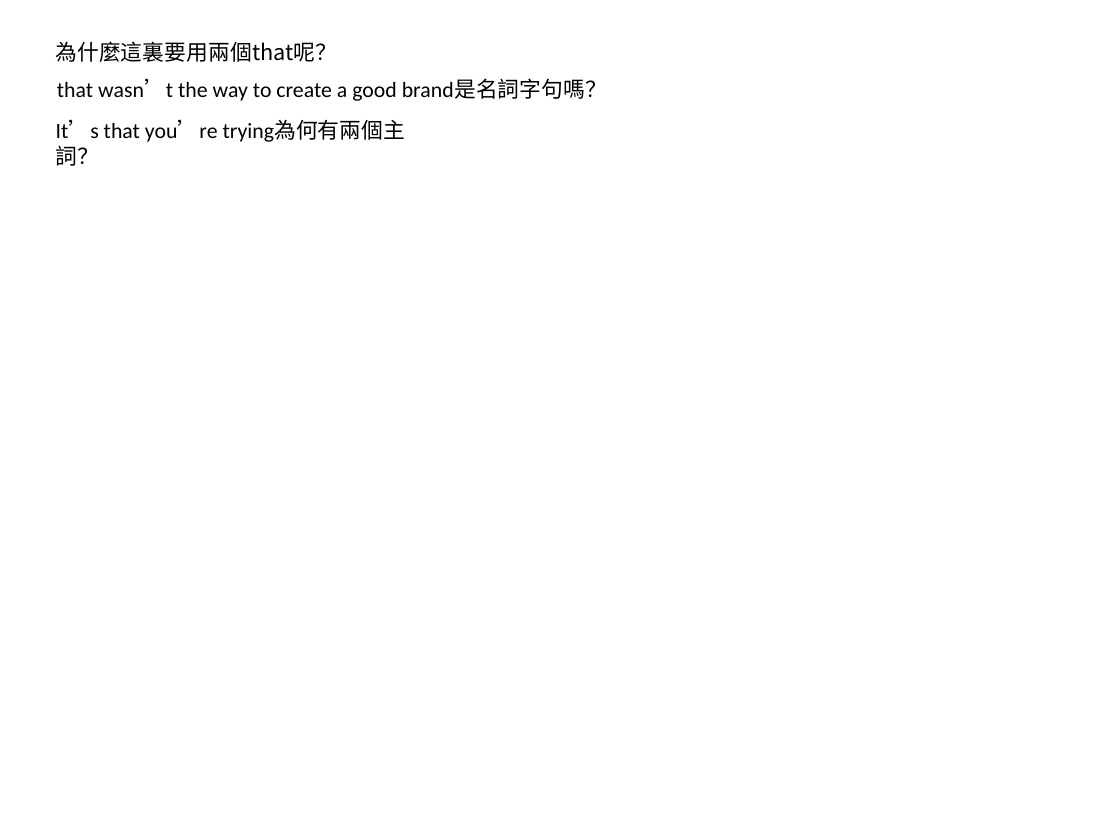
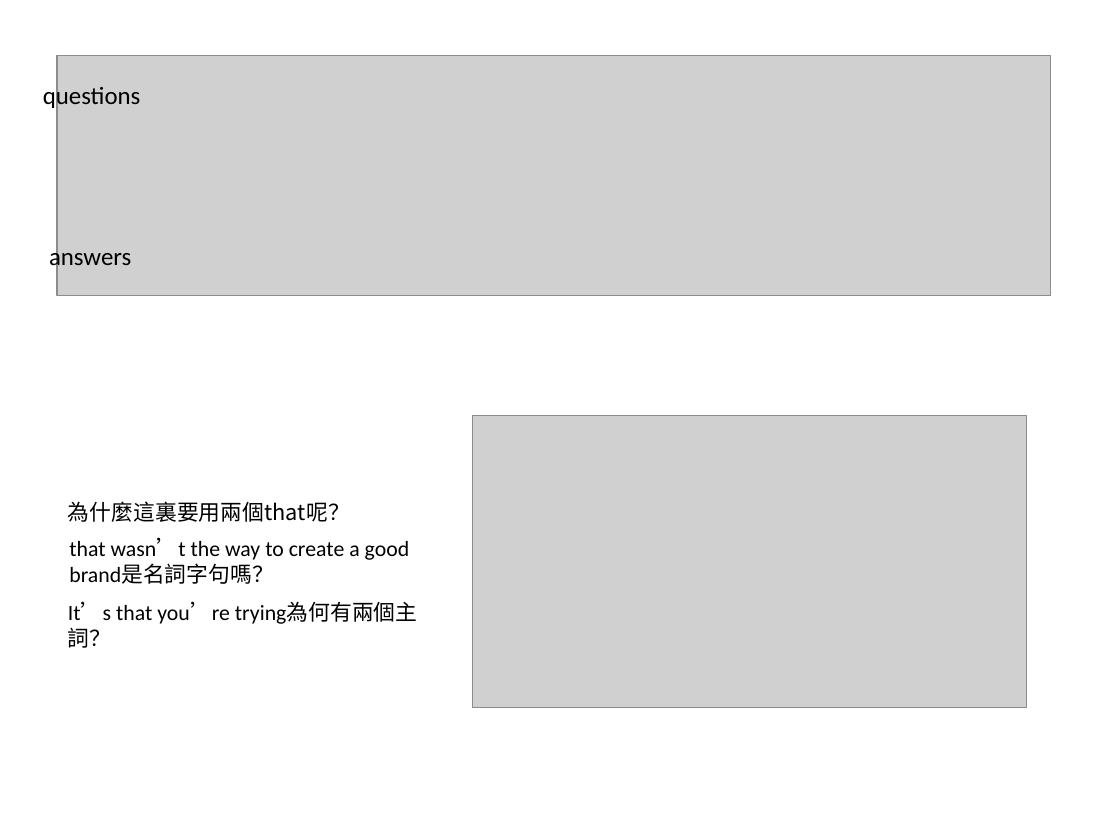
Before and after one commit to SJinping/NLP-term, a slide deck: slide 3 of slides/NLP term project report.pptx. Drawn at 1120x840 pixels with LibreOffice and Linux fonts; fonts in the diff are those of the drawing; grey boxes stand for pictures. Boxes give left, top, right and bottom in pixels: in the first picture for what was removed or moved away, otherwise in the second. Text is boxed around its words. In the diff, an @@ line names an element or a change of style, - is before the commit and + after.

Commit message:
slides

```diff
--- a/slides/NLP term project report.pptx
+++ b/slides/NLP term project report.pptx
@@ picture added at bbox=[57, 56, 1051, 296] @@
@@ text added at bbox=[43, 84, 140, 110], 16 pt, text #000000 @@
+questions
@@ text added at bbox=[49, 245, 131, 271], 16 pt, text #000000 @@
+answers
@@ picture added at bbox=[473, 416, 1026, 708] @@
@@ text "為什麼這裏要用兩個that呢？": place and size @@
-text "為什麼這裏要用兩個that呢？" at bbox=[56, 41, 338, 62]
+text "為什麼這裏要用兩個that呢？" at bbox=[68, 501, 350, 522]
@@ text "that wasn’t the way to ..." rewrapped from bbox=[57, 78, 607, 101] to bbox=[69, 538, 410, 584] @@
@@ text "It’s that you’re trying為何有兩個主詞？": place and size @@
-text "It’s that you’re trying為何有兩個主詞？" at bbox=[56, 120, 218, 142]
+text "It’s that you’re trying為何有兩個主詞？" at bbox=[68, 602, 230, 624]
```
Also in this commit, not shown: 1 slide added.
